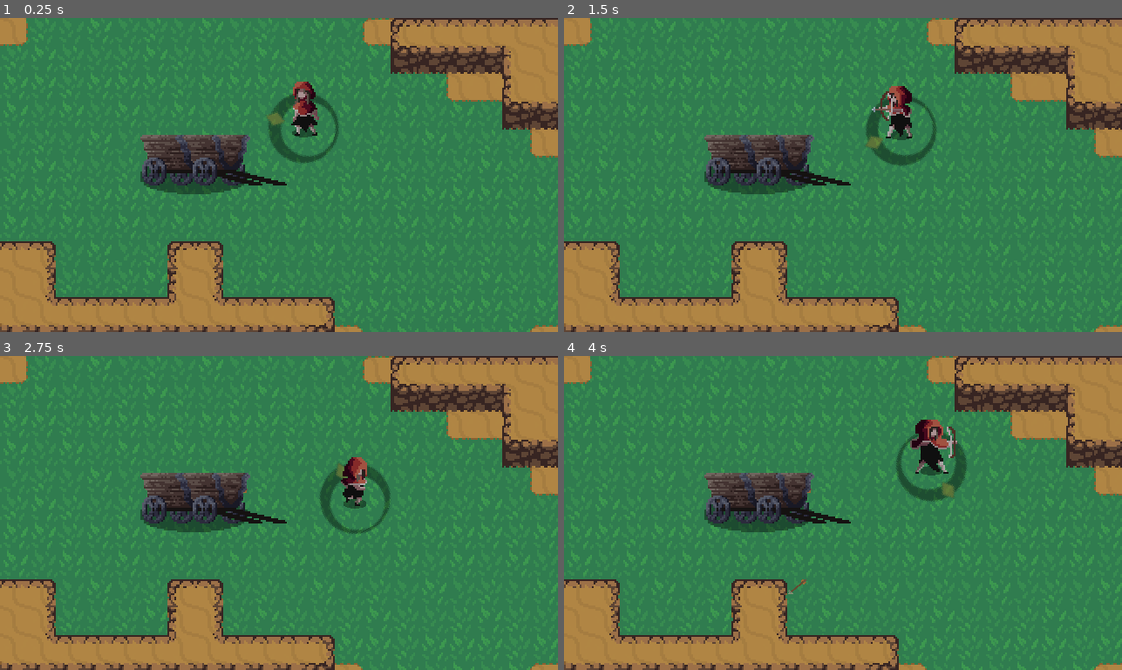
Above: before the commit, frames 1-4 (two rows, left to right).
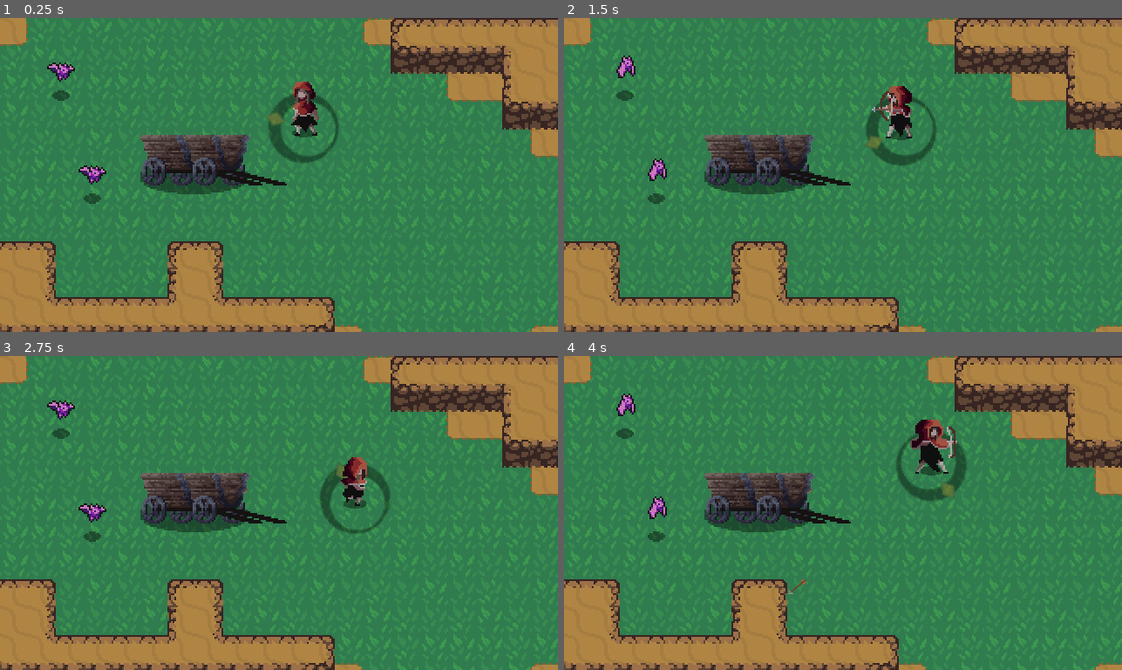
Above: after the commit, the same moments.

Repository: 2BytesGoat/godot-games
Game: Godot game, scene res://World.tscn
Two runs of this game, one before a commit and one after it. Both use one fixed random seed, a clock stepped at 60 frames per second and the inputs below.
Inputs (mouse positions are in pixels of both pictures, inside the frame that each line leads up to):
- Up to frame 1 (0.25 s): no input
- Up to frame 2 (1.5 s): move the mouse to (965, 159) at 0.52 s; hold Right (ui_right) 0.53-1.28 s; click (965, 159) at 0.6 s; move the mouse to (731, 190) at 1.27 s; hold Down (ui_down) from 1.28 s (still down); click (731, 190) at 1.35 s
- Up to frame 3 (2.75 s): move the mouse to (334, 443) at 2.02 s; release Down (ui_down) at 2.03 s; hold Right (ui_right) from 2.03 s (still down); click (334, 443) at 2.1 s
- Up to frame 4 (4 s): move the mouse to (815, 575) at 2.77 s; release Right (ui_right) at 2.78 s; hold Up (ui_up) 2.78-3.53 s; click (815, 575) at 2.85 s; move the mouse to (1010, 560) at 3.52 s; hold Left (ui_left) from 3.53 s (still down); click (1010, 560) at 3.6 s

The runs differ from the first frame. In frame 1, 0.5% of the frame differs, in the area x 8-20%, y 14-60%; in frame 2, 0.5%; in frame 3, 0.5%; in frame 4, 0.5%.

Commit message:
Add bat sprite

Diff:
--- /dev/null
+++ b/hearthbeast_with_a_twist/Enemies/Bat.tscn
@@ -0,0 +1,51 @@
+[gd_scene load_steps=10 format=2]
+
+[ext_resource path="res://Shadows/SmallShadow.png" type="Texture" id=1]
+[ext_resource path="res://Enemies/Bat.png" type="Texture" id=2]
+
+[sub_resource type="AtlasTexture" id=1]
+atlas = ExtResource( 2 )
+region = Rect2( 0, 0, 16, 24 )
+
+[sub_resource type="AtlasTexture" id=2]
+atlas = ExtResource( 2 )
+region = Rect2( 16, 0, 16, 24 )
+
+[sub_resource type="AtlasTexture" id=3]
+atlas = ExtResource( 2 )
+region = Rect2( 32, 0, 16, 24 )
+
+[sub_resource type="AtlasTexture" id=4]
+atlas = ExtResource( 2 )
+region = Rect2( 48, 0, 16, 24 )
+
+[sub_resource type="AtlasTexture" id=5]
+atlas = ExtResource( 2 )
+region = Rect2( 64, 0, 16, 24 )
+
+[sub_resource type="SpriteFrames" id=6]
+animations = [ {
+"frames": [ SubResource( 1 ), SubResource( 2 ), SubResource( 3 ), SubResource( 4 ), SubResource( 5 ) ],
+"loop": true,
+"name": "fly",
+"speed": 10.0
+} ]
+
+[sub_resource type="CircleShape2D" id=7]
+radius = 5.29244
+
+[node name="Bat" type="KinematicBody2D"]
+collision_layer = 0
+
+[node name="BatAnimatedSprite" type="AnimatedSprite" parent="."]
+position = Vector2( 0, -12 )
+frames = SubResource( 6 )
+animation = "fly"
+frame = 2
+playing = true
+
+[node name="BatShadow" type="Sprite" parent="."]
+texture = ExtResource( 1 )
+
+[node name="CollisionShape2D" type="CollisionShape2D" parent="."]
+shape = SubResource( 7 )
--- a/hearthbeast_with_a_twist/World.tscn
+++ b/hearthbeast_with_a_twist/World.tscn
@@ -1,10 +1,11 @@
-[gd_scene load_steps=55 format=2]
+[gd_scene load_steps=56 format=2]
 
 [ext_resource path="res://Objects/Carriage.tscn" type="PackedScene" id=1]
 [ext_resource path="res://Player/Player.tscn" type="PackedScene" id=2]
 [ext_resource path="res://World/Assets/GrassBackground.png" type="Texture" id=3]
 [ext_resource path="res://World/Assets/DirtTileset.png" type="Texture" id=4]
 [ext_resource path="res://World/Assets/CliffTileset.png" type="Texture" id=5]
+[ext_resource path="res://Enemies/Bat.tscn" type="PackedScene" id=6]
 
 [sub_resource type="TileSet" id=1]
 0/name = "DirtTileset.png 0"
@@ -31,6 +32,9 @@
 0/shapes = [  ]
 0/z_index = 0
 
+[sub_resource type="ConvexPolygonShape2D" id=2]
+points = PoolVector2Array( 0, 0, 32, 0, 32, 32, 0, 32 )
+
 [sub_resource type="ConvexPolygonShape2D" id=3]
 points = PoolVector2Array( 0, 0, 32, 0, 32, 32, 0, 32 )
 
@@ -169,10 +173,7 @@
 [sub_resource type="ConvexPolygonShape2D" id=48]
 points = PoolVector2Array( 0, 0, 32, 0, 32, 32, 0, 32 )
 
-[sub_resource type="ConvexPolygonShape2D" id=49]
-points = PoolVector2Array( 0, 0, 32, 0, 32, 32, 0, 32 )
-
-[sub_resource type="TileSet" id=2]
+[sub_resource type="TileSet" id=49]
 0/name = "CliffTileset.png 0"
 0/texture = ExtResource( 5 )
 0/tex_offset = Vector2( 0, 0 )
@@ -192,290 +193,290 @@
 0/navigation_offset = Vector2( 0, 0 )
 0/shape_offset = Vector2( 0, 0 )
 0/shape_transform = Transform2D( 1, 0, 0, 1, 0, 0 )
-0/shape = SubResource( 3 )
+0/shape = SubResource( 2 )
 0/shape_one_way = false
 0/shape_one_way_margin = 1.0
 0/shapes = [ {
 "autotile_coord": Vector2( 0, 0 ),
 "one_way": false,
 "one_way_margin": 1.0,
+"shape": SubResource( 2 ),
+"shape_transform": Transform2D( 1, 0, 0, 1, 0, 0 )
+}, {
+"autotile_coord": Vector2( 1, 0 ),
+"one_way": false,
+"one_way_margin": 1.0,
 "shape": SubResource( 3 ),
 "shape_transform": Transform2D( 1, 0, 0, 1, 0, 0 )
 }, {
-"autotile_coord": Vector2( 1, 0 ),
+"autotile_coord": Vector2( 2, 0 ),
 "one_way": false,
 "one_way_margin": 1.0,
 "shape": SubResource( 4 ),
 "shape_transform": Transform2D( 1, 0, 0, 1, 0, 0 )
 }, {
-"autotile_coord": Vector2( 2, 0 ),
+"autotile_coord": Vector2( 3, 0 ),
 "one_way": false,
 "one_way_margin": 1.0,
 "shape": SubResource( 5 ),
 "shape_transform": Transform2D( 1, 0, 0, 1, 0, 0 )
 }, {
-"autotile_coord": Vector2( 3, 0 ),
+"autotile_coord": Vector2( 4, 0 ),
 "one_way": false,
 "one_way_margin": 1.0,
 "shape": SubResource( 6 ),
 "shape_transform": Transform2D( 1, 0, 0, 1, 0, 0 )
 }, {
-"autotile_coord": Vector2( 4, 0 ),
+"autotile_coord": Vector2( 0, 1 ),
 "one_way": false,
 "one_way_margin": 1.0,
 "shape": SubResource( 7 ),
 "shape_transform": Transform2D( 1, 0, 0, 1, 0, 0 )
 }, {
-"autotile_coord": Vector2( 0, 1 ),
+"autotile_coord": Vector2( 1, 1 ),
 "one_way": false,
 "one_way_margin": 1.0,
 "shape": SubResource( 8 ),
 "shape_transform": Transform2D( 1, 0, 0, 1, 0, 0 )
 }, {
-"autotile_coord": Vector2( 1, 1 ),
+"autotile_coord": Vector2( 2, 1 ),
 "one_way": false,
 "one_way_margin": 1.0,
 "shape": SubResource( 9 ),
 "shape_transform": Transform2D( 1, 0, 0, 1, 0, 0 )
 }, {
-"autotile_coord": Vector2( 2, 1 ),
+"autotile_coord": Vector2( 2, 2 ),
 "one_way": false,
 "one_way_margin": 1.0,
 "shape": SubResource( 10 ),
 "shape_transform": Transform2D( 1, 0, 0, 1, 0, 0 )
 }, {
-"autotile_coord": Vector2( 2, 2 ),
+"autotile_coord": Vector2( 1, 2 ),
 "one_way": false,
 "one_way_margin": 1.0,
 "shape": SubResource( 11 ),
 "shape_transform": Transform2D( 1, 0, 0, 1, 0, 0 )
 }, {
-"autotile_coord": Vector2( 1, 2 ),
+"autotile_coord": Vector2( 0, 2 ),
 "one_way": false,
 "one_way_margin": 1.0,
 "shape": SubResource( 12 ),
 "shape_transform": Transform2D( 1, 0, 0, 1, 0, 0 )
 }, {
-"autotile_coord": Vector2( 0, 2 ),
+"autotile_coord": Vector2( 0, 3 ),
 "one_way": false,
 "one_way_margin": 1.0,
 "shape": SubResource( 13 ),
 "shape_transform": Transform2D( 1, 0, 0, 1, 0, 0 )
 }, {
-"autotile_coord": Vector2( 0, 3 ),
+"autotile_coord": Vector2( 1, 3 ),
 "one_way": false,
 "one_way_margin": 1.0,
 "shape": SubResource( 14 ),
 "shape_transform": Transform2D( 1, 0, 0, 1, 0, 0 )
 }, {
-"autotile_coord": Vector2( 1, 3 ),
+"autotile_coord": Vector2( 2, 3 ),
 "one_way": false,
 "one_way_margin": 1.0,
 "shape": SubResource( 15 ),
 "shape_transform": Transform2D( 1, 0, 0, 1, 0, 0 )
 }, {
-"autotile_coord": Vector2( 2, 3 ),
+"autotile_coord": Vector2( 3, 3 ),
 "one_way": false,
 "one_way_margin": 1.0,
 "shape": SubResource( 16 ),
 "shape_transform": Transform2D( 1, 0, 0, 1, 0, 0 )
 }, {
-"autotile_coord": Vector2( 3, 3 ),
+"autotile_coord": Vector2( 3, 2 ),
 "one_way": false,
 "one_way_margin": 1.0,
 "shape": SubResource( 17 ),
 "shape_transform": Transform2D( 1, 0, 0, 1, 0, 0 )
 }, {
-"autotile_coord": Vector2( 3, 2 ),
+"autotile_coord": Vector2( 3, 1 ),
 "one_way": false,
 "one_way_margin": 1.0,
 "shape": SubResource( 18 ),
 "shape_transform": Transform2D( 1, 0, 0, 1, 0, 0 )
 }, {
-"autotile_coord": Vector2( 3, 1 ),
+"autotile_coord": Vector2( 4, 1 ),
 "one_way": false,
 "one_way_margin": 1.0,
 "shape": SubResource( 19 ),
 "shape_transform": Transform2D( 1, 0, 0, 1, 0, 0 )
 }, {
-"autotile_coord": Vector2( 4, 1 ),
+"autotile_coord": Vector2( 4, 2 ),
 "one_way": false,
 "one_way_margin": 1.0,
 "shape": SubResource( 20 ),
 "shape_transform": Transform2D( 1, 0, 0, 1, 0, 0 )
 }, {
-"autotile_coord": Vector2( 4, 2 ),
+"autotile_coord": Vector2( 4, 3 ),
 "one_way": false,
 "one_way_margin": 1.0,
 "shape": SubResource( 21 ),
 "shape_transform": Transform2D( 1, 0, 0, 1, 0, 0 )
 }, {
-"autotile_coord": Vector2( 4, 3 ),
+"autotile_coord": Vector2( 5, 0 ),
 "one_way": false,
 "one_way_margin": 1.0,
 "shape": SubResource( 22 ),
 "shape_transform": Transform2D( 1, 0, 0, 1, 0, 0 )
 }, {
-"autotile_coord": Vector2( 5, 0 ),
+"autotile_coord": Vector2( 5, 1 ),
 "one_way": false,
 "one_way_margin": 1.0,
 "shape": SubResource( 23 ),
 "shape_transform": Transform2D( 1, 0, 0, 1, 0, 0 )
 }, {
-"autotile_coord": Vector2( 5, 1 ),
+"autotile_coord": Vector2( 5, 2 ),
 "one_way": false,
 "one_way_margin": 1.0,
 "shape": SubResource( 24 ),
 "shape_transform": Transform2D( 1, 0, 0, 1, 0, 0 )
 }, {
-"autotile_coord": Vector2( 5, 2 ),
+"autotile_coord": Vector2( 5, 3 ),
 "one_way": false,
 "one_way_margin": 1.0,
 "shape": SubResource( 25 ),
 "shape_transform": Transform2D( 1, 0, 0, 1, 0, 0 )
 }, {
-"autotile_coord": Vector2( 5, 3 ),
+"autotile_coord": Vector2( 4, 4 ),
 "one_way": false,
 "one_way_margin": 1.0,
 "shape": SubResource( 26 ),
 "shape_transform": Transform2D( 1, 0, 0, 1, 0, 0 )
 }, {
-"autotile_coord": Vector2( 4, 4 ),
+"autotile_coord": Vector2( 5, 4 ),
 "one_way": false,
 "one_way_margin": 1.0,
 "shape": SubResource( 27 ),
 "shape_transform": Transform2D( 1, 0, 0, 1, 0, 0 )
 }, {
-"autotile_coord": Vector2( 5, 4 ),
+"autotile_coord": Vector2( 6, 4 ),
 "one_way": false,
 "one_way_margin": 1.0,
 "shape": SubResource( 28 ),
 "shape_transform": Transform2D( 1, 0, 0, 1, 0, 0 )
 }, {
-"autotile_coord": Vector2( 6, 4 ),
+"autotile_coord": Vector2( 7, 4 ),
 "one_way": false,
 "one_way_margin": 1.0,
 "shape": SubResource( 29 ),
 "shape_transform": Transform2D( 1, 0, 0, 1, 0, 0 )
 }, {
-"autotile_coord": Vector2( 7, 4 ),
+"autotile_coord": Vector2( 8, 4 ),
 "one_way": false,
 "one_way_margin": 1.0,
 "shape": SubResource( 30 ),
 "shape_transform": Transform2D( 1, 0, 0, 1, 0, 0 )
 }, {
-"autotile_coord": Vector2( 8, 4 ),
+"autotile_coord": Vector2( 6, 3 ),
 "one_way": false,
 "one_way_margin": 1.0,
 "shape": SubResource( 31 ),
 "shape_transform": Transform2D( 1, 0, 0, 1, 0, 0 )
 }, {
-"autotile_coord": Vector2( 6, 3 ),
+"autotile_coord": Vector2( 7, 3 ),
 "one_way": false,
 "one_way_margin": 1.0,
 "shape": SubResource( 32 ),
 "shape_transform": Transform2D( 1, 0, 0, 1, 0, 0 )
 }, {
-"autotile_coord": Vector2( 7, 3 ),
+"autotile_coord": Vector2( 6, 2 ),
 "one_way": false,
 "one_way_margin": 1.0,
 "shape": SubResource( 33 ),
 "shape_transform": Transform2D( 1, 0, 0, 1, 0, 0 )
 }, {
-"autotile_coord": Vector2( 6, 2 ),
+"autotile_coord": Vector2( 8, 3 ),
 "one_way": false,
 "one_way_margin": 1.0,
 "shape": SubResource( 34 ),
 "shape_transform": Transform2D( 1, 0, 0, 1, 0, 0 )
 }, {
-"autotile_coord": Vector2( 8, 3 ),
+"autotile_coord": Vector2( 7, 2 ),
 "one_way": false,
 "one_way_margin": 1.0,
 "shape": SubResource( 35 ),
 "shape_transform": Transform2D( 1, 0, 0, 1, 0, 0 )
 }, {
-"autotile_coord": Vector2( 7, 2 ),
+"autotile_coord": Vector2( 8, 2 ),
 "one_way": false,
 "one_way_margin": 1.0,
 "shape": SubResource( 36 ),
 "shape_transform": Transform2D( 1, 0, 0, 1, 0, 0 )
 }, {
-"autotile_coord": Vector2( 8, 2 ),
+"autotile_coord": Vector2( 8, 1 ),
 "one_way": false,
 "one_way_margin": 1.0,
 "shape": SubResource( 37 ),
 "shape_transform": Transform2D( 1, 0, 0, 1, 0, 0 )
 }, {
-"autotile_coord": Vector2( 8, 1 ),
+"autotile_coord": Vector2( 7, 1 ),
 "one_way": false,
 "one_way_margin": 1.0,
 "shape": SubResource( 38 ),
 "shape_transform": Transform2D( 1, 0, 0, 1, 0, 0 )
 }, {
-"autotile_coord": Vector2( 7, 1 ),
+"autotile_coord": Vector2( 6, 1 ),
 "one_way": false,
 "one_way_margin": 1.0,
 "shape": SubResource( 39 ),
 "shape_transform": Transform2D( 1, 0, 0, 1, 0, 0 )
 }, {
-"autotile_coord": Vector2( 6, 1 ),
+"autotile_coord": Vector2( 6, 0 ),
 "one_way": false,
 "one_way_margin": 1.0,
 "shape": SubResource( 40 ),
 "shape_transform": Transform2D( 1, 0, 0, 1, 0, 0 )
 }, {
-"autotile_coord": Vector2( 6, 0 ),
+"autotile_coord": Vector2( 7, 0 ),
 "one_way": false,
 "one_way_margin": 1.0,
 "shape": SubResource( 41 ),
 "shape_transform": Transform2D( 1, 0, 0, 1, 0, 0 )
 }, {
-"autotile_coord": Vector2( 7, 0 ),
+"autotile_coord": Vector2( 9, 0 ),
 "one_way": false,
 "one_way_margin": 1.0,
 "shape": SubResource( 42 ),
 "shape_transform": Transform2D( 1, 0, 0, 1, 0, 0 )
 }, {
-"autotile_coord": Vector2( 9, 0 ),
+"autotile_coord": Vector2( 8, 0 ),
 "one_way": false,
 "one_way_margin": 1.0,
 "shape": SubResource( 43 ),
 "shape_transform": Transform2D( 1, 0, 0, 1, 0, 0 )
 }, {
-"autotile_coord": Vector2( 8, 0 ),
+"autotile_coord": Vector2( 9, 1 ),
 "one_way": false,
 "one_way_margin": 1.0,
 "shape": SubResource( 44 ),
 "shape_transform": Transform2D( 1, 0, 0, 1, 0, 0 )
 }, {
-"autotile_coord": Vector2( 9, 1 ),
+"autotile_coord": Vector2( 9, 2 ),
 "one_way": false,
 "one_way_margin": 1.0,
 "shape": SubResource( 45 ),
 "shape_transform": Transform2D( 1, 0, 0, 1, 0, 0 )
 }, {
-"autotile_coord": Vector2( 9, 2 ),
+"autotile_coord": Vector2( 9, 3 ),
 "one_way": false,
 "one_way_margin": 1.0,
 "shape": SubResource( 46 ),
 "shape_transform": Transform2D( 1, 0, 0, 1, 0, 0 )
 }, {
-"autotile_coord": Vector2( 9, 3 ),
+"autotile_coord": Vector2( 10, 3 ),
 "one_way": false,
 "one_way_margin": 1.0,
 "shape": SubResource( 47 ),
 "shape_transform": Transform2D( 1, 0, 0, 1, 0, 0 )
 }, {
-"autotile_coord": Vector2( 10, 3 ),
+"autotile_coord": Vector2( 10, 2 ),
 "one_way": false,
 "one_way_margin": 1.0,
 "shape": SubResource( 48 ),
-"shape_transform": Transform2D( 1, 0, 0, 1, 0, 0 )
-}, {
-"autotile_coord": Vector2( 10, 2 ),
-"one_way": false,
-"one_way_margin": 1.0,
-"shape": SubResource( 49 ),
 "shape_transform": Transform2D( 1, 0, 0, 1, 0, 0 )
 } ]
 0/z_index = 0
@@ -510,5 +511,11 @@
 [node name="Player" parent="YSort" instance=ExtResource( 2 )]
 position = Vector2( 174.066, 52.9765 )
 
+[node name="Bat" parent="YSort" instance=ExtResource( 6 )]
+position = Vector2( 35.077, 44.6209 )
+
+[node name="Bat2" parent="YSort" instance=ExtResource( 6 )]
+position = Vector2( 53.1082, 103.311 )
+
 [node name="Carriage" parent="YSort" instance=ExtResource( 1 )]
 position = Vector2( 118.469, 74.0588 )
--- a/hearthbeast_with_a_twist/project.godot
+++ b/hearthbeast_with_a_twist/project.godot
@@ -15,7 +15,7 @@
 
 [application]
 
-config/name="Yaga-copy"
+config/name="TwistHearthBeast"
 run/main_scene="res://World.tscn"
 
 [display]
Binary file added: hearthbeast_with_a_twist/Enemies/Bat.png
Not shown: 1 places in hearthbeast_with_a_twist/World.tscn that only renumber resources
